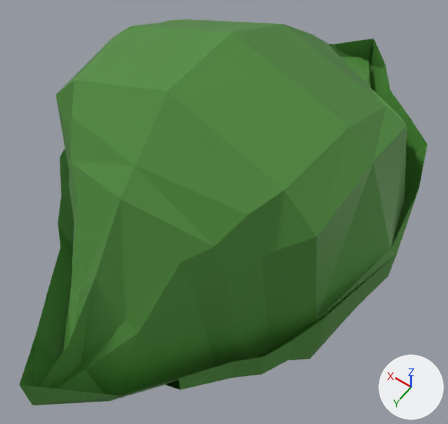
Before and after pictures for a commit that changed the Blender file Assets/Models/Player/ResidentModel.blend.
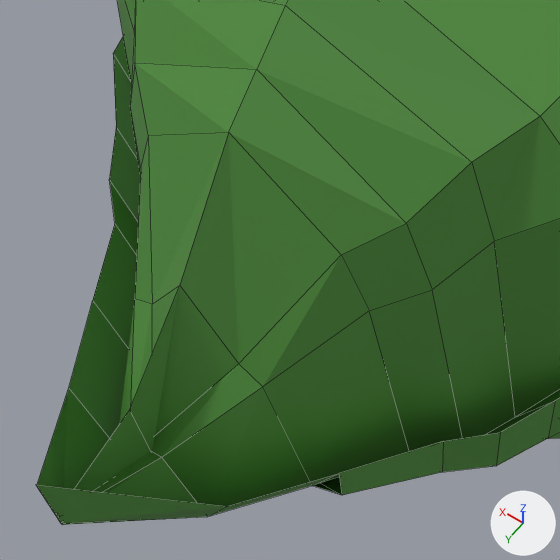
There are two pictures of each version: one whole from a 50 mm camera at (-1.447, 2.096, 12.041) aimed at (-0.088, 0.193, 9.052), one close up on the part from 0% to 66% of the width and 30% to 100% of the height. Arrows for +X, +Y and +Z are at lower right; the lights stay in place. The close-ups show mesh edges as thin lines. The same objects are shown in both versions, whatever each file hides.

The first close-up shows 'Archer'.
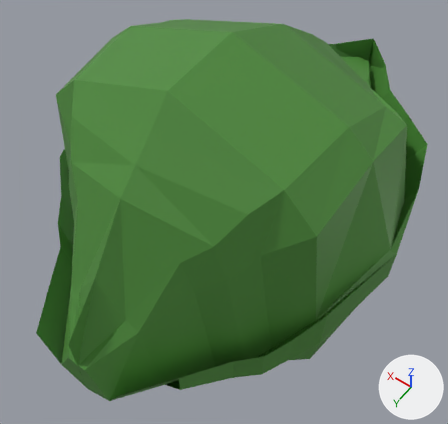
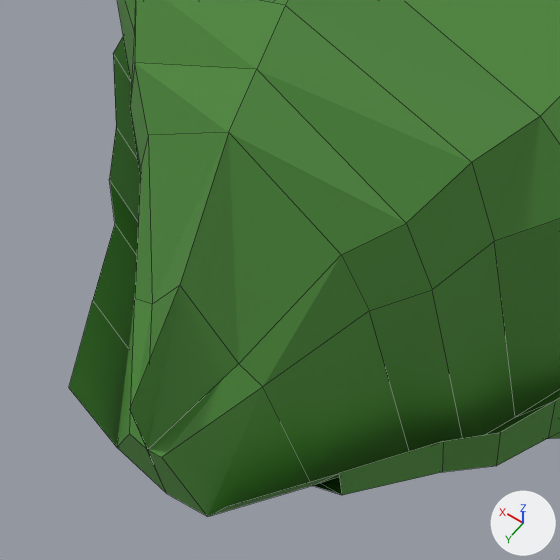
What differs and where, as boxes [x1, y1, x2, y2] in the close-ups (560 x 560 px):
'Archer', reshaped
    before: [36, 0, 560, 525]
    after: [69, 0, 560, 516]
part 1 of me_cube_006, cut back
    before: [36, 285, 262, 525]
    after: [117, 285, 262, 516]

The change, as a diff of the scene's bpy script:
```diff
--- a/Assets/Models/Player/ResidentModel.blend.py
+++ b/Assets/Models/Player/ResidentModel.blend.py
@@ me_cube_006 @@
 # used by ob_archer; parent = ob_hats; location = (0.0025, 0.0, 9.525); rotation_euler = (0.0, 0.0, 1.571), in degrees (0, 0, 90)
-me_cube_006.from_pydata(...)  # 183 vertices, 176 faces; spans x -2.0..1.71, y -1.11..1.11, z -1.11..0.68
+me_cube_006.from_pydata(...)  # 179 vertices, 164 faces, 8 loose edges; spans x -2.0..1.41, y -1.11..1.11, z -1.11..0.68
+# me_cube_006 part 1
+# 14 vertices are removed from x 1.41..1.71, y -0.02..0.02, z -0.61..-0.27
+# 18 faces are deleted
+# 2 vertices are added at (1.41, 0.0, -0.61), (1.41, 0.0, -0.61)
+# 6 new faces join them
 me_cube_006.materials.append(mat_material_001)
```
